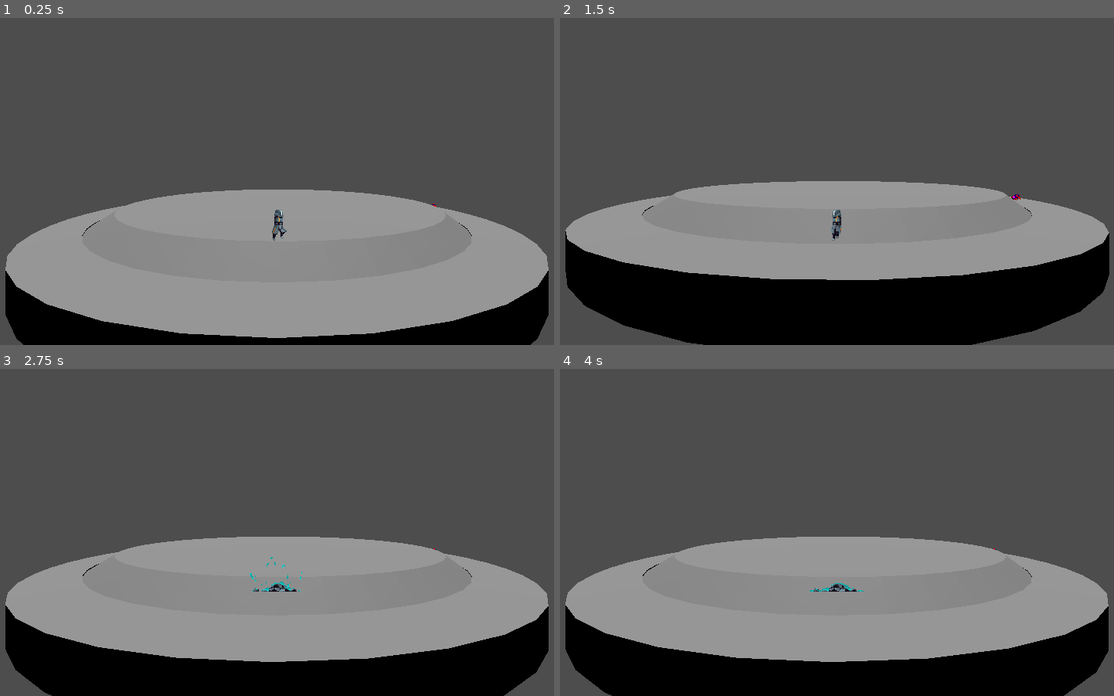
Above: before the commit, frames 1-4 (two rows, left to right).
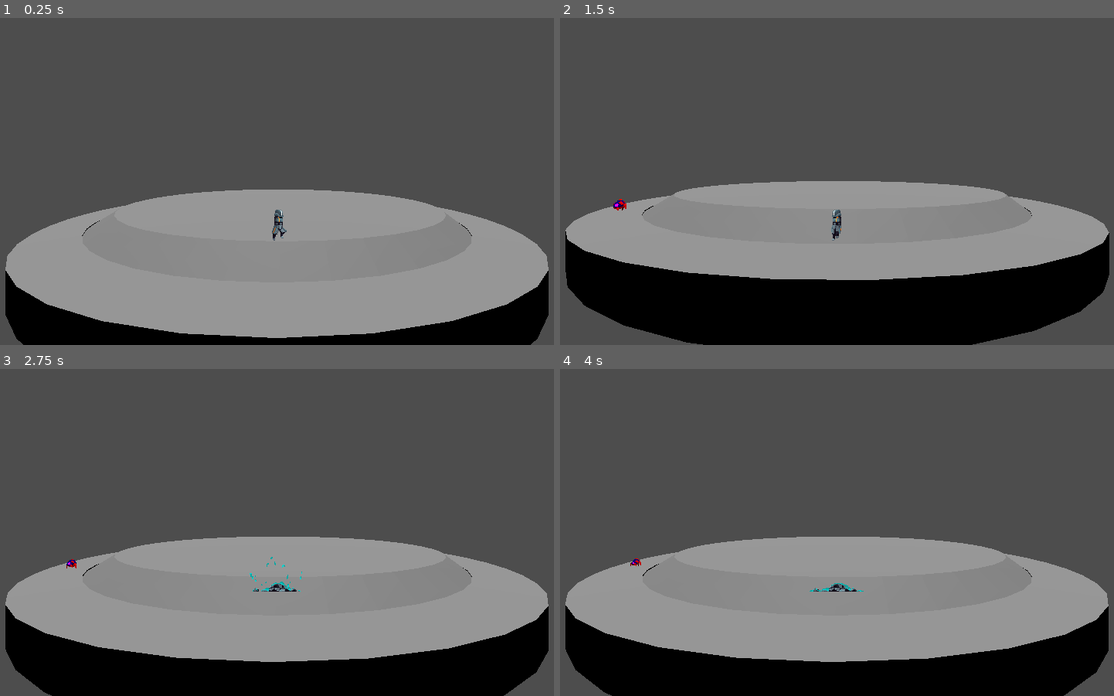
Above: after the commit, the same moments.

Repository: Jafeth12/VJ-FIB
Game: Godot game, scene res://main.tscn
Same seed, same stepped clock (60 frames per second), same inputs: the game is played once before the commit and once after it.
Inputs:
- Up to frame 1 (0.25 s): no input
- Up to frame 2 (1.5 s): hold Right (move_right) 0.53-1.28 s; tap Up (jump) at 0.6, 0.77, 1.07 s; hold Left (move_left) from 1.28 s (still down); tap Down (crouch) at 1.35 s
- Up to frame 3 (2.75 s): tap Up (jump) at 1.52, 1.55, 1.82, 2.3 s; release Left (move_left) at 2.03 s; hold Right (move_right) from 2.03 s (still down); hold , (dbg_die) from 2.03 s (still down)
- Up to frame 4 (4 s): release , (dbg_die) at 2.78 s; tap = (dbg_enemies_attack) at 2.85 s; tap Up (jump) at 3.02, 3.05, 3.32, 3.77, 3.8 s; tap Enter at 3.5 s; release Right (move_right) at 3.53 s; hold Left (move_left) from 3.53 s (still down); tap Backspace (dbg_enemies_die) at 3.6 s

The runs differ from the first frame. In frame 1, less than 0.1% of the frame differs, in the area x 77-79%, y 56-58%; in frame 2, less than 0.1%, in the area x 9-84%, y 53-59%; in frame 3, less than 0.1%; in frame 4, less than 0.1%.
Error before the commit: Parse Error: Identifier "alpha" not declared in the current scope. (res://crawler.gd:13)

Commit message:
[ADD] enemy generic_entity abstraction

Diff:
--- a/3D/crawler.gd
+++ b/3D/crawler.gd
@@ -2,15 +2,20 @@
 
 var attack_ended: bool = false
 
+@export var INIT_ALPHA = 0
+
+const SPEED: float = PI/8
+
 func _ready():
-	$sprite.connect("animation_finished", on_animation_finished)
+	entity_alpha = INIT_ALPHA
+	$sprite.connect("animation_finished", crawler_on_animation_finished)
 
 # OVERRIDE de ENTITY
-func entity_get_new_alpha(current_alpha: float, delta: float) -> float:
+func entity_get_new_alpha(current_alpha: float, direction: EntityDirection, delta: float) -> float:
 	match enemy_state:
 		EnemyState.WANDER:
-			return current_alpha + enemy_dir * SPEED * delta
-	return alpha
+			return current_alpha + direction * SPEED * delta
+	return current_alpha
 
 # OVERRIDE de ENEMY
 func enemy_update_animation() -> void:
@@ -42,7 +47,7 @@
 	attack_ended = false
 	return ae_copy
 
-func on_animation_finished() -> void:
+func crawler_on_animation_finished() -> void:
 	match $sprite.animation:
 		"attack":
 			attack_ended = true
--- a/3D/enemy.gd
+++ b/3D/enemy.gd
@@ -1,56 +1,15 @@
-class_name GenericEnemy extends CharacterBody3D
+class_name GenericEnemy extends GenericEntity
 
 # Estado del enemigo
 enum EnemyState { WAIT, WANDER, ATTACK, DEAD }
-enum EnemyDirection { LEFT = -1, RIGHT = 1}
 var enemy_state: EnemyState = EnemyState.WAIT
-var enemy_dir: EnemyDirection  = EnemyDirection.LEFT
-
-# Movimiento circular
-@export var INIT_ALPHA: float = 0
-var entity_alpha: float = INIT_ALPHA
-var old_alpha: float = entity_alpha
-var entity_radius = 18
-
-const SPEED = PI/10
-# const JUMP_VELOCITY = 4.5
-
-# Get the gravity from the project settings to be synced with RigidBody nodes.
-# var gravity = ProjectSettings.get_setting("physics/3d/default_gravity")
-const gravity = 10
 
 func _process(_delta):
 	enemy_update_state()
 	enemy_update_animation()
 
-func _physics_process(delta):
-	# Add the gravity.
-	if not is_on_floor():
-		velocity.y -= gravity * delta
-
-	# Get the input direction and handle the movement/deceleration.
-	# As good practice, you should replace UI actions with custom gameplay actions.
-
-	# Calculate new position, based on alpha
-	entity_alpha = entity_get_new_alpha(entity_alpha, delta)
-	var next_xz = entity_get_next_xz(entity_alpha)
-
-	# Calculate velocity to get to the new position
-	velocity.x = (next_xz.x - get_position().x)/delta
-	velocity.z = (next_xz.y - get_position().z)/delta
-
-	# Correct current velocity
-	var length: float = velocity.length()
-	if length < 0.005:
-		velocity = Vector3(0, 0, 0)
-
-	move_and_slide()
-	if is_on_wall():
-		entity_alpha = entity_get_position_alpha(get_position())
-	old_alpha = entity_alpha
-
-
-# Funciones reimplementables segun el enemigo
+# Updates enemy state
+# This is a generic state machine and could be reimplemented
 func enemy_update_state():
 	var prx_state: EnemyState = enemy_state
 	match enemy_state:
@@ -73,35 +32,31 @@
 				prx_state = EnemyState.ATTACK
 	enemy_state = prx_state
 
+# VIRTUAL. TO BE OVERRIDEN
 func enemy_update_animation() -> void:
 	pass
 
-func entity_get_new_alpha(current_alpha: float, _delta: float) -> float:
-	return current_alpha
-
+# VIRTUAL. TO BE OVERRIDEN
 # Return if the player should activate when it is in WAIT state
 # p.e.: When the player is on the same platform as you
 func enemy_should_activate() -> bool:
 	return true
 
+# VIRTUAL. TO BE OVERRIDEN
 # Use this function to see if the enemy should attack the player
 # p.e.: if the player is close enough
 func enemy_should_attack() -> bool:
 	return false
 
+# VIRTUAL. TO BE OVERRIDEN
+# Use this function to see if the enemy should die
+# p.e.: if it's life is empty
 func enemy_should_die() -> bool:
 	return false
 
-func enemy_should_revive() -> bool:
-	return false
-
+# VIRTUAL. TO BE OVERRIDEN
+# Use this function to indicate that the enemy has finished
+# its attack
+# p.e.: when the attack animation is finished
 func enemy_is_attack_finished() -> bool:
 	return false
-
-# Funciones a reimplementar cuando se abstraiga el nodo entidad
-func entity_get_next_xz(alpha: float) -> Vector2:
-	return Vector2(entity_radius*sin(alpha), entity_radius*cos(alpha))
-
-# Devuelve el ángulo alpha en base a la posición del jugador
-func entity_get_position_alpha(_pos: Vector3) -> float:
-	return old_alpha # TODO
--- /dev/null
+++ b/3D/entity.gd
@@ -0,0 +1,70 @@
+class_name GenericEntity extends CharacterBody3D
+
+enum EntityDirection { LEFT = -1, RIGHT = 1 }
+
+var entity_alpha: float = 0
+var entity_direction: EntityDirection = EntityDirection.LEFT
+@export var entity_radius: float = 18
+
+# FIXME
+var old_alpha = entity_alpha
+
+# Get the gravity from the project settings to be synced with RigidBody nodes.
+var gravity = ProjectSettings.get_setting("physics/3d/default_gravity")
+
+# Loop principal de las físicas de una entidad
+func _physics_process(delta):
+	# Add the gravity.
+	if !is_on_floor():
+		velocity.y -= gravity * delta
+
+	# Handle jump.
+	if entity_should_jump():
+		velocity.y = entity_get_jump_velocity()
+
+	# Calculate new position, based on alpha
+	entity_alpha = entity_get_new_alpha(entity_alpha, entity_direction, delta)
+	var next_xz = entity_get_xz(entity_alpha)
+
+	# Calculate velocity to get to the new position
+	velocity.x = (next_xz.x - get_position().x)/delta
+	velocity.z = (next_xz.y - get_position().z)/delta
+
+	# Correct current velocity
+	var length: float = velocity.length()
+	if length < 0.005:
+		velocity = Vector3(0, 0, 0)
+
+	# Move
+	move_and_slide()
+
+	# Correct alpha
+	if is_on_wall():
+		entity_alpha = entity_get_position_alpha(get_position())
+	old_alpha = entity_alpha
+
+# Retorna la posición en base al alpha
+func entity_get_xz(alpha: float) -> Vector2:
+	return Vector2(entity_radius*sin(entity_alpha), entity_radius*cos(entity_alpha))
+
+# Retorna la el alpha en base a la posición
+# FIXME: esto solo es un arreglo temporal.
+#        Funciona, pero mal
+func entity_get_position_alpha(_pos: Vector3):
+	return old_alpha
+
+# VIRTUAL. TO BE OVERRIDEN
+# Retorna si la entidad debe saltar
+func entity_should_jump() -> bool:
+	return false
+
+# VIRTUAL. TO BE OVERRIDEN
+# Retorna la velocidad de salto de la entidad
+func entity_get_jump_velocity() -> float:
+	return 0
+
+# VIRTUAL. TO BE OVERRIDEN
+# Retorna el siguiente alpha, en base al alpha
+# actual, la dirección, y el delta
+func entity_get_new_alpha(current_alpha: float, direction: EntityDirection, delta: float) -> float:
+	return current_alpha
--- /dev/null
+++ b/3D/generic_entity.tscn
@@ -0,0 +1,6 @@
+[gd_scene load_steps=2 format=3 uid="uid://bwhtd0kfq1ybo"]
+
+[ext_resource type="Script" path="res://entity.gd" id="1_6okm3"]
+
+[node name="generic_entity" type="CharacterBody3D"]
+script = ExtResource("1_6okm3")
